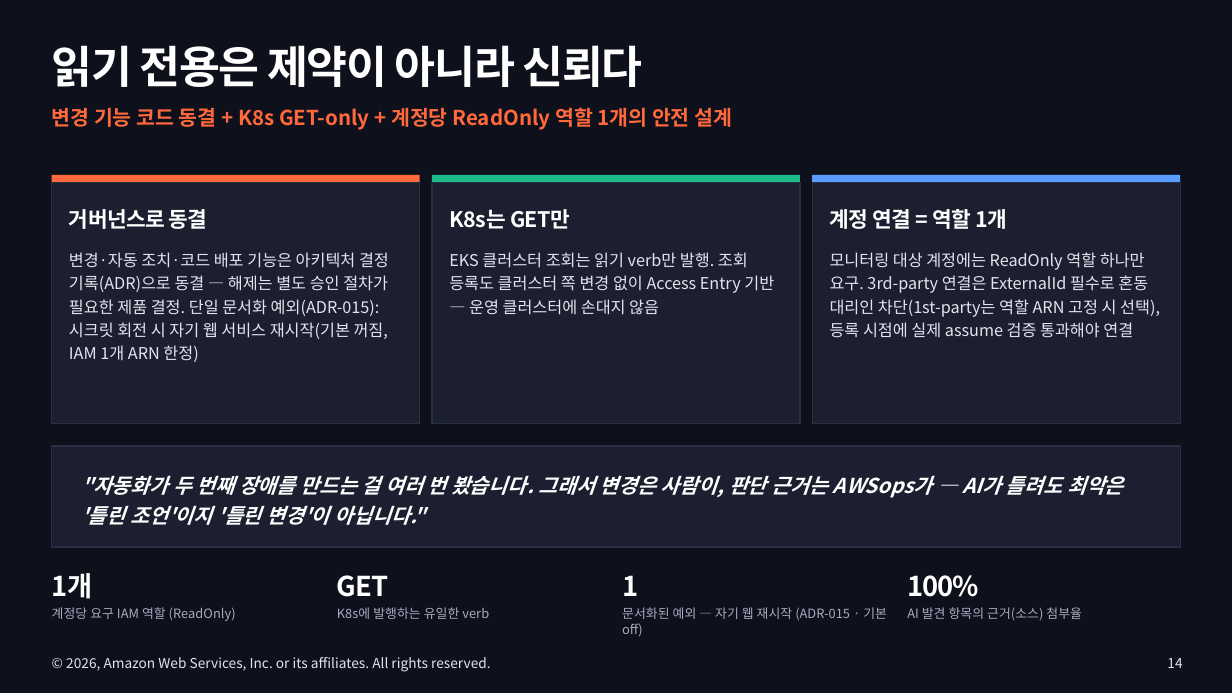
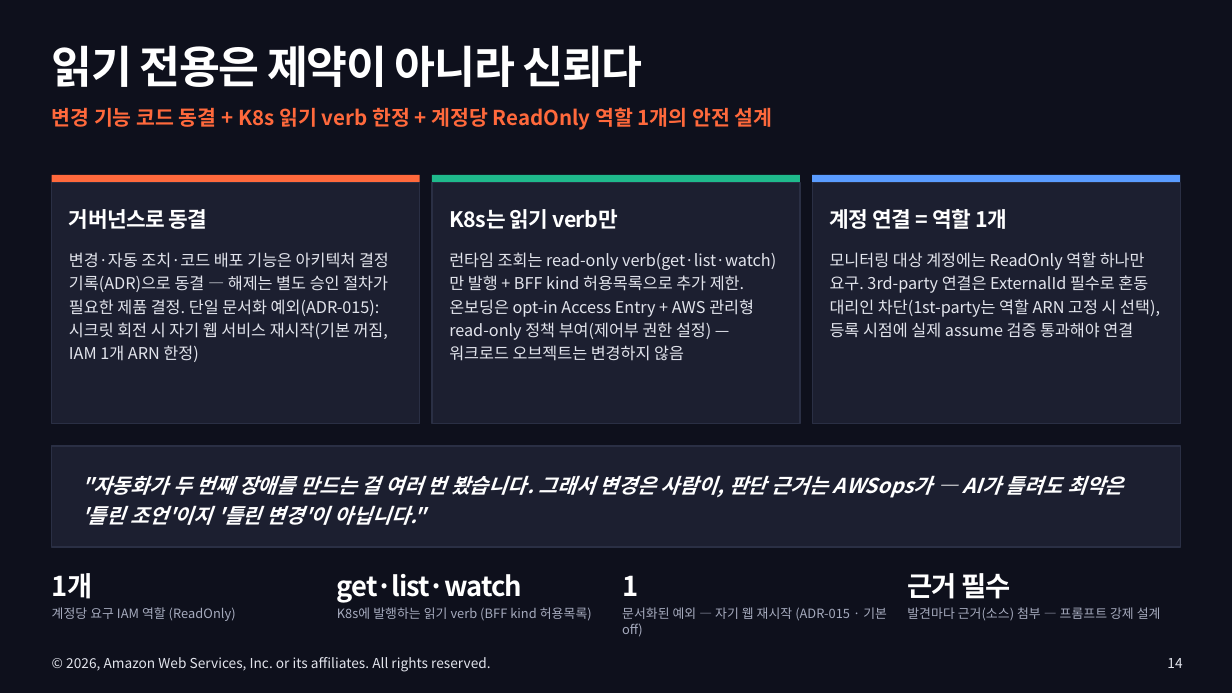
Before and after one commit to Atom-oh/awsops, a slide deck: slide 14 of docs-site/static/presentation/awsops-intro/awsops-intro.pptx. Drawn at 1232x693 pixels with LibreOffice and Linux fonts; fonts in the diff are those of the drawing. Boxes give left, top, right and bottom in pixels: in the first picture for what was removed or moved away, otherwise in the second. Text is boxed around its words. In the diff, an @@ line names an element or a change of style, - is before the commit and + after.

```diff
--- a/docs-site/static/presentation/awsops-intro/awsops-intro.pptx
+++ b/docs-site/static/presentation/awsops-intro/awsops-intro.pptx
@@ text at (52, 107, 773, 130): text changed @@
-변경 기능 코드 동결 + K8s GET-only + 계정당 ReadOnly 역할 1개의 안전 설계
+변경 기능 코드 동결 + K8s 읽기 verb 한정 + 계정당 ReadOnly 역할 1개의 안전 설계
@@ text at (449, 209, 619, 229): text changed @@
-K8s는 GET만
+K8s는 읽기 verb만
@@ text at (449, 252, 776, 361): text changed @@
-EKS 클러스터 조회는 읽기 verb만 발행. 조회 등록도 클러스터 쪽 변경 없이 Access Entry 기반 — 운영 클러스터에 손대지 않음
+런타임 조회는 read-only verb(get·list·watch)만 발행 + BFF kind 허용목록으로 추가 제한. 온보딩은 opt-in Access Entry + AWS 관리형 read-only 정책 부여(제어부 권한 설정) — 워크로드 오브젝트는 변경하지 않음
@@ text at (337, 574, 522, 603): text changed @@
-GET
+get·list·watch
@@ text at (907, 573, 1010, 599): text changed @@
-100%
+근거 필수
@@ text at (337, 607, 592, 621): text changed @@
-K8s에 발행하는 유일한 verb
+K8s에 발행하는 읽기 verb (BFF kind 허용목록)
@@ text at (907, 607, 1161, 620): text changed @@
-AI 발견 항목의 근거(소스) 첨부율
+발견마다 근거(소스) 첨부 — 프롬프트 강제 설계
```
Also in this commit, not shown: 8 other slides changed, 3 other files.
